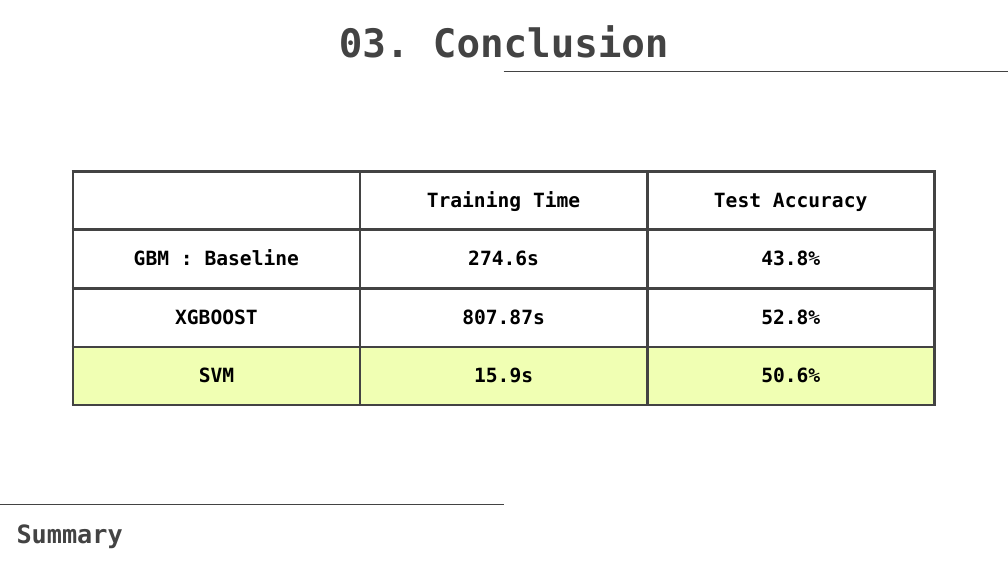
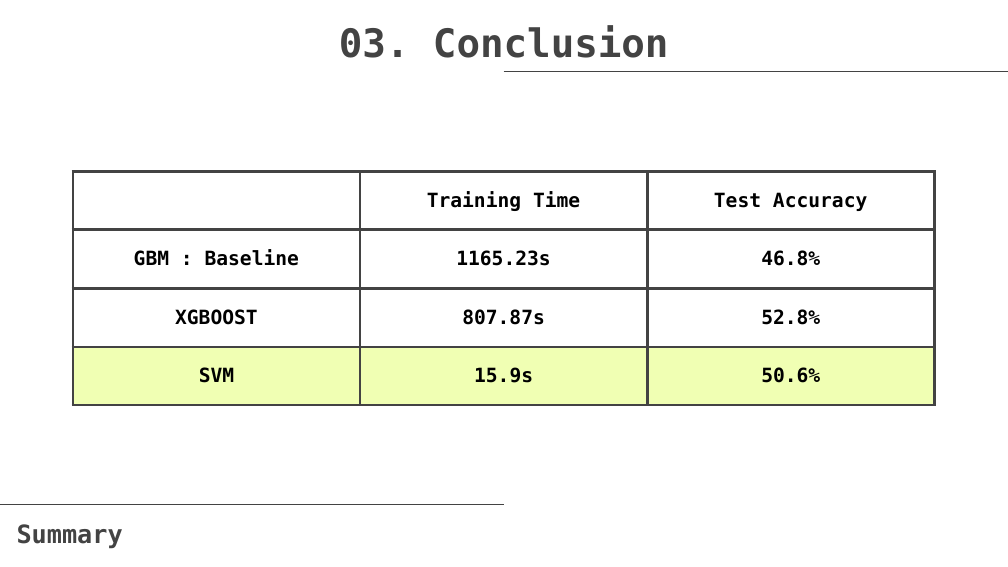
Before and after one commit to TZstatsADS/Fall2019-proj3-sec1--proj3-sec1-grp6, a slide deck: slide 8 of doc/Presentation(group 6).pptx. Drawn at 1008x567 pixels with LibreOffice and Linux fonts; fonts in the diff are those of the drawing; background and template pictures are left out. Boxes give left, top, right and bottom in pixels: in the first picture for what was removed or moved away, otherwise in the second. Text is boxed around its words. In the diff, an @@ line names an element or a change of style, - is before the commit and + after.

```diff
--- a/doc/Presentation(group 6).pptx
+++ b/doc/Presentation(group 6).pptx
@@ table at [73,171,934,405] @@
-row 2, column 2: 274.6s
+row 2, column 2: 1165.23s
-row 2, column 3: 43.8%
+row 2, column 3: 46.8%
```
Also in this commit, not shown: 2 other slides changed, 2 other files.
